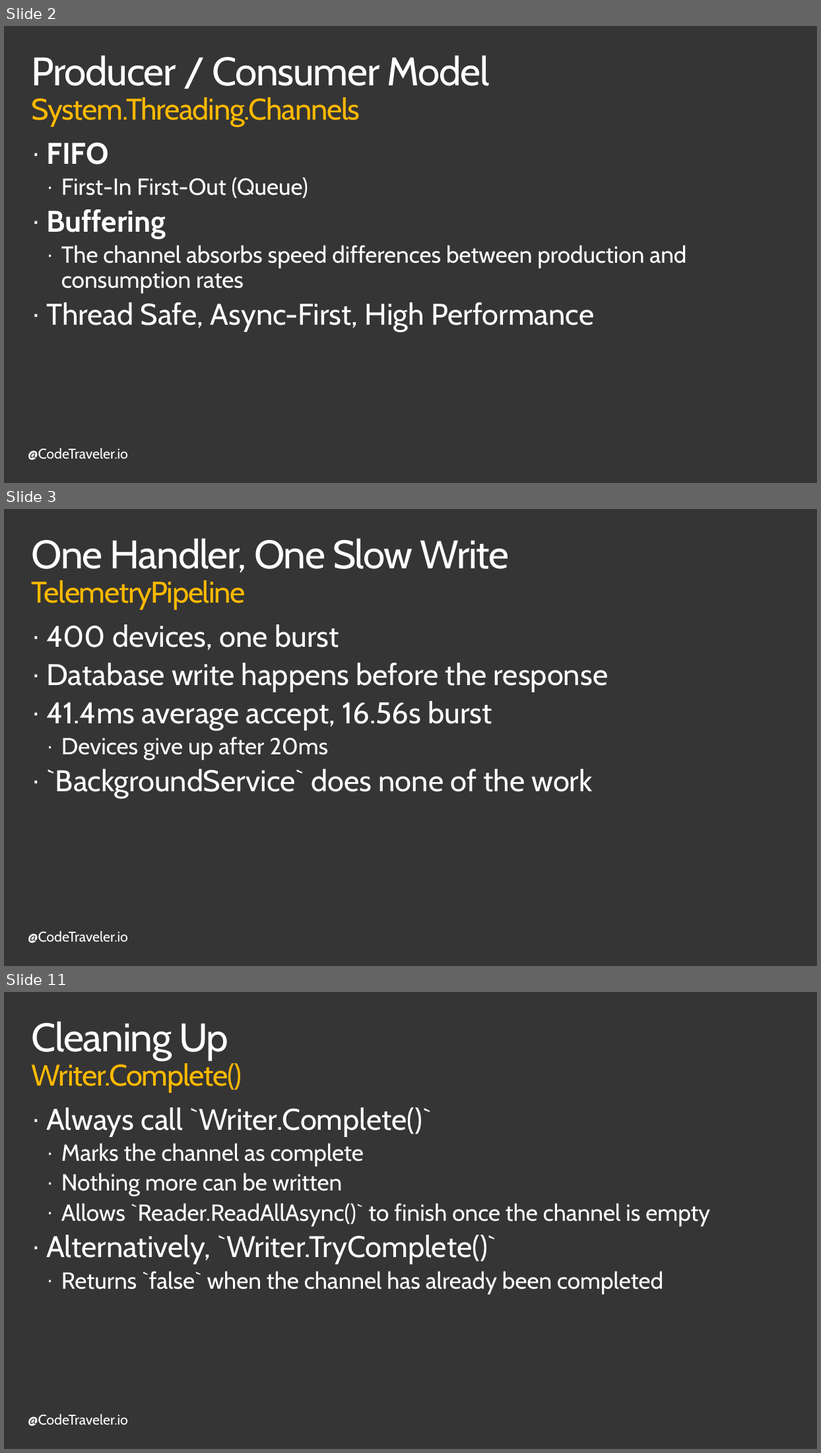
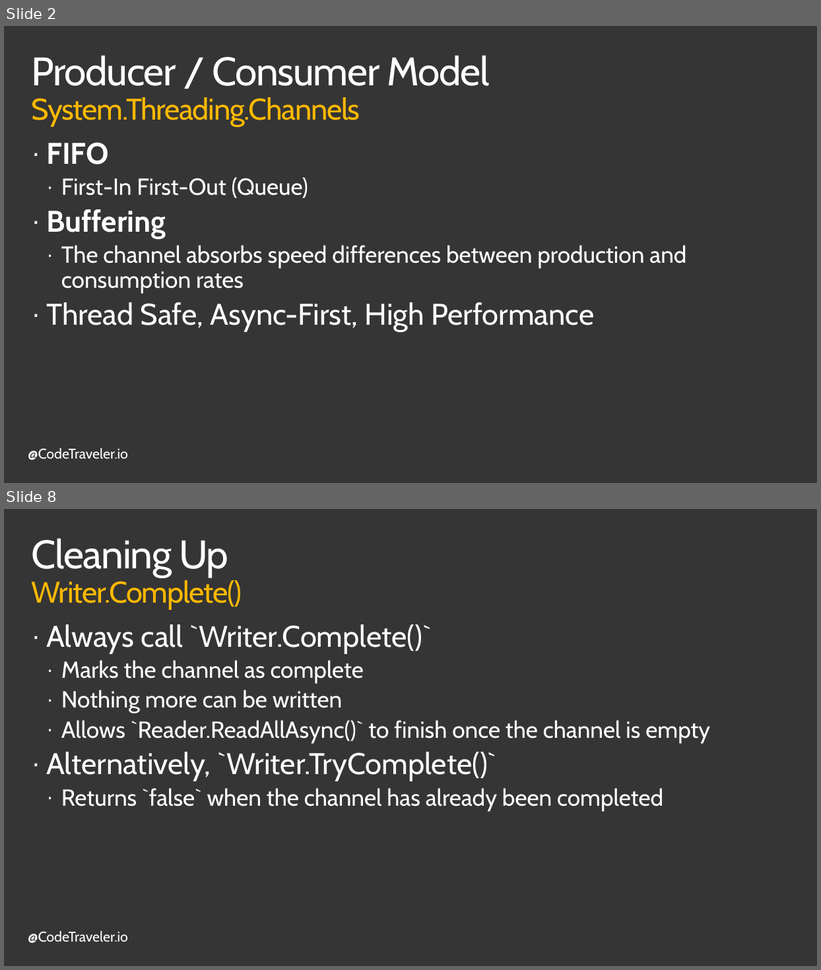
Before and after one commit to TheCodeTraveler/BecomeAnExpertWithAsyncAwait, a slide deck: 9. Channels/Channels.pptx. Shown one above the other, each under a label of ours: slides 2, 3 and 11 before the commit, slides 2 and 8 after it; the slides between them are not shown. The pictures are 821x1453 and 821x970 pixels, drawn with LibreOffice and Linux fonts; fonts in the diff are those of the drawing; background and template pictures are left out. Boxes give left, top, right and bottom in pixels: in the first picture for what was removed or moved away, otherwise in the second. Text is boxed around its words. In the diff, an @@ line names an element or a change of style, - is before the commit and + after.

```diff
--- a/9. Channels/Channels.pptx
+++ b/9. Channels/Channels.pptx
@@ slide 3 removed at bbox=[4, 509, 817, 966], background #353535; not listed: 1 template element that a slide beside it also shows @@
@@ title removed at bbox=[32, 538, 510, 610] @@
-One Handler, One Slow Write
-TelemetryPipeline
@@ text removed at bbox=[46, 625, 608, 799] @@
-· 400 devices, one burst
-· Database write happens before the response
-· 41.4ms average accept, 16.56s burst
-  · Devices give up after 20ms
-· `BackgroundService` does none of the work
@@ what was slide 11 is now slide 8 @@
```
Also in this commit, not shown: 8 slides changed, 1 slide added, 5 other slides removed.
